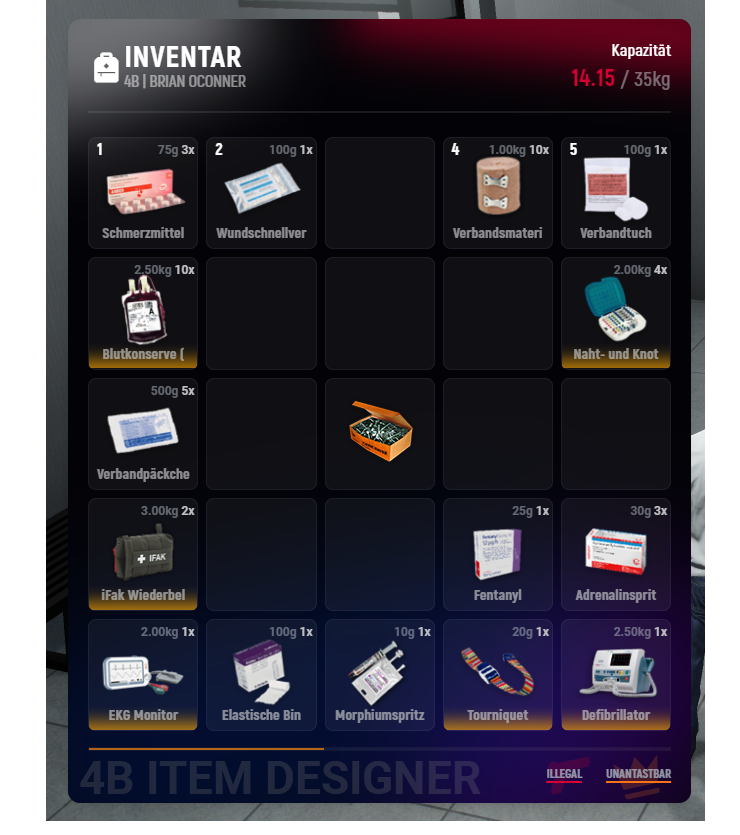
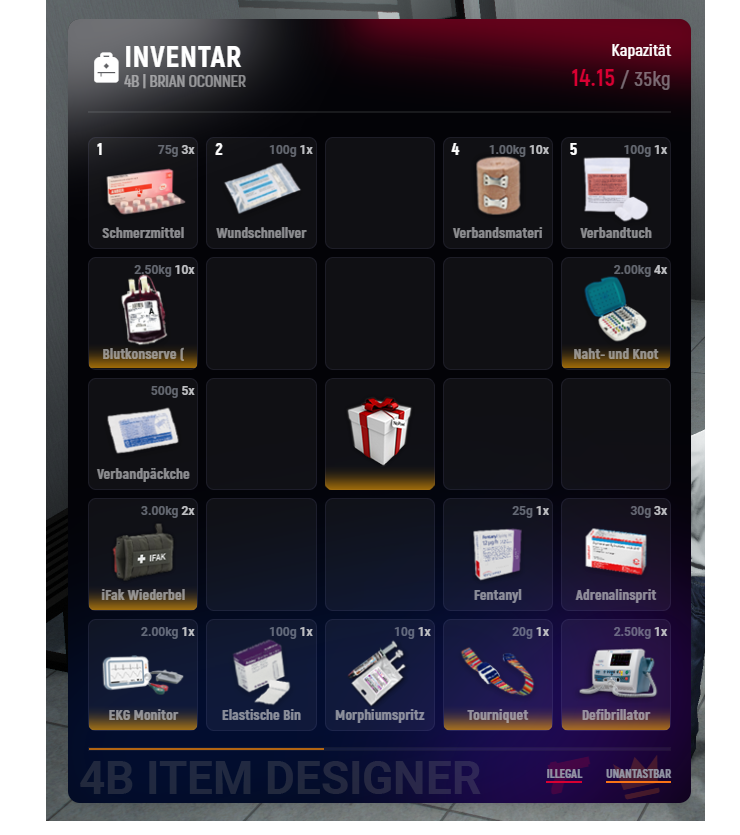
Revision of a layered 740 × 835 image; what changed, layer by layer:
painted on "DOUBLE CLICK HERE" over (325, 396, 435, 490)
